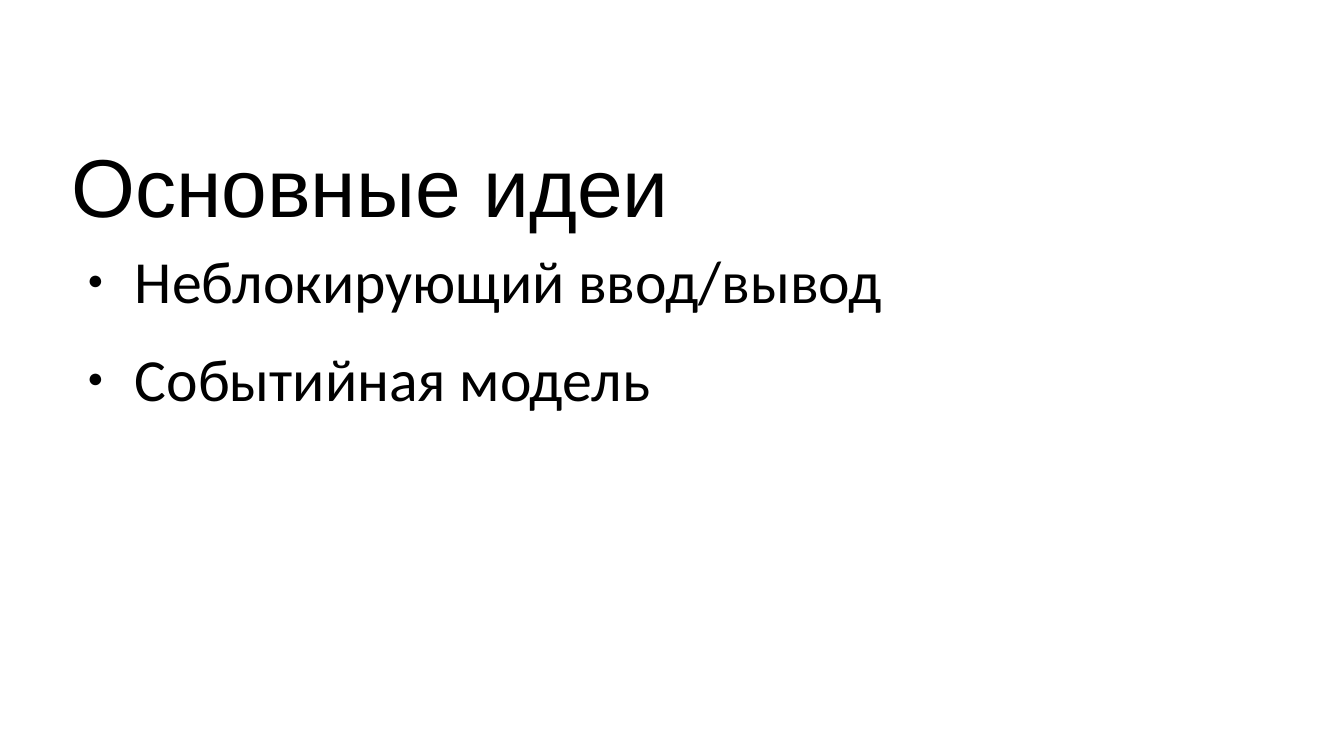
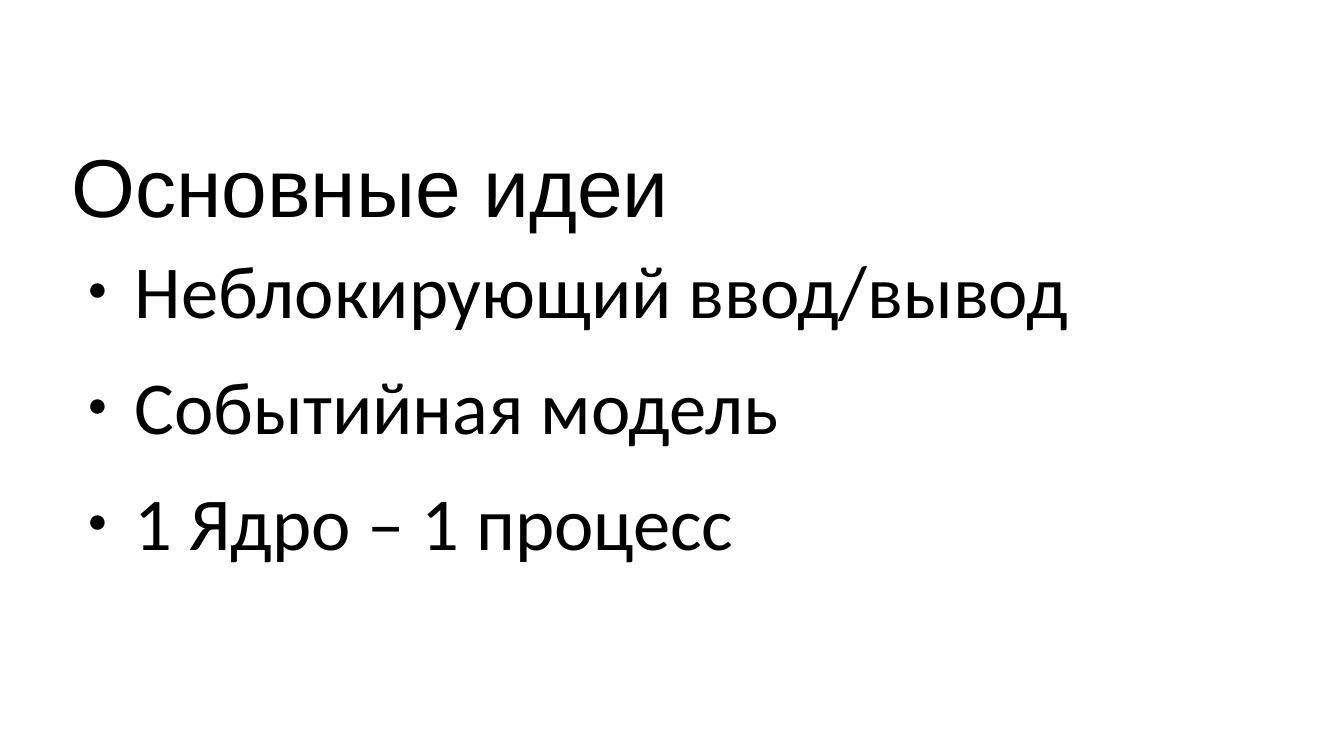
Before and after one commit to Mons/perl-ex, a slide deck: slide 24 of drafts/AE-Highload.odp. Drawn at 1344x756 pixels with LibreOffice and Linux fonts; fonts in the diff are those of the drawing; background and template pictures are left out. Boxes give left, top, right and bottom in pixels: in the first picture for what was removed or moved away, otherwise in the second. Text is boxed around its words. In the diff, an @@ line names an element or a change of style, - is before the commit and + after.

```diff
--- a/drafts/AE-Highload.odp
+++ b/drafts/AE-Highload.odp
@@ text at (135, 266, 1068, 447): size 32 to 40 pt in "Неблокирующий ввод/вывод", "Событийная модель" @@
@@ text at (135, 502, 734, 563): paragraph added @@
+● 1 Ядро – 1 процесс
```
Also in this commit, not shown: 19 other slides changed, 1 slide added.
